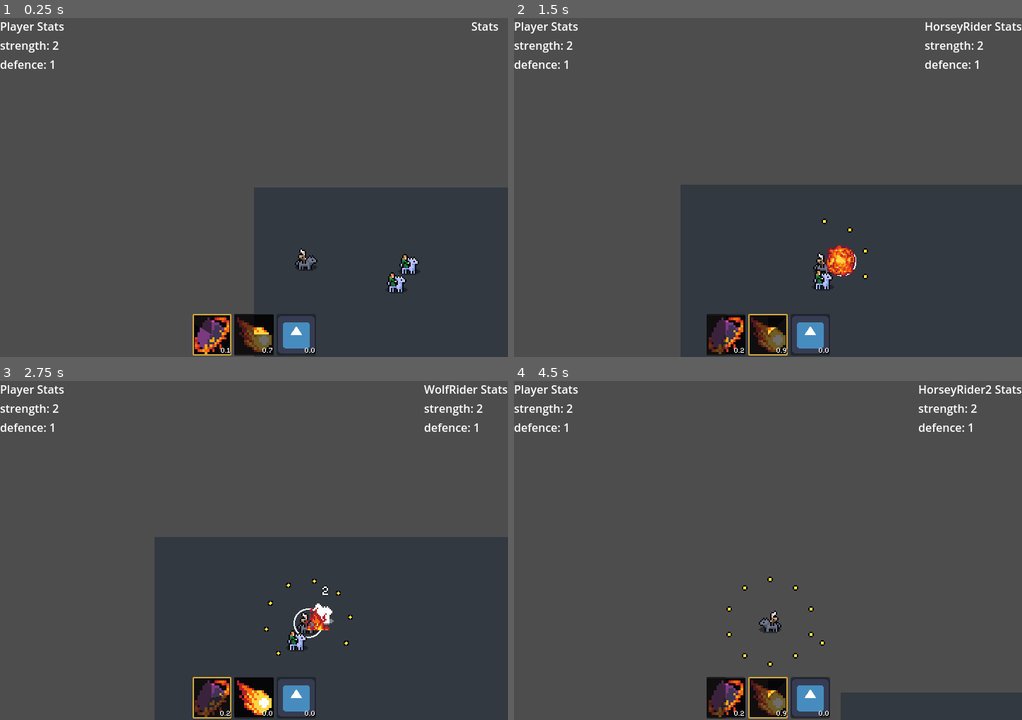
Above: before the commit, frames 1-4 (two rows, left to right).
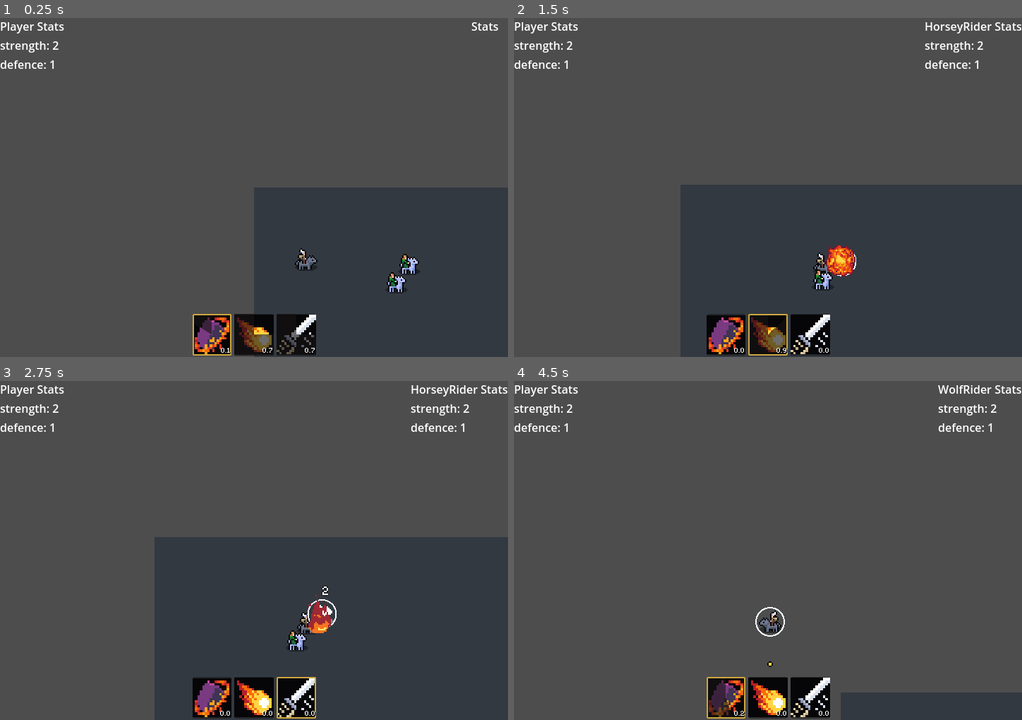
Above: after the commit, the same moments.

Repository: Snayff/not_quite_paradise4
Game: Godot game, scene res://world.tscn
Same seed, same stepped clock (60 frames per second), same inputs: the game is played once before the commit and once after it. The engine's default icon, where the game draws it, is replaced by a stand-in: a white triangle on a blue panel in a dark square.
Inputs:
- Up to frame 1 (0.25 s): no input
- Up to frame 2 (1.5 s): hold D (move_right) 0.53-1.28 s; tap Tab (next_active) at 0.6 s; hold S (move_down) from 1.28 s (still down); tap Space (use_active) at 1.35 s
- Up to frame 3 (2.75 s): release S (move_down) at 2.03 s; hold D (move_right) from 2.03 s (still down); tap Tab (next_active) at 2.1 s
- Up to frame 4 (4.5 s): release D (move_right) at 2.78 s; hold W (move_up) 2.78-3.53 s; tap Space (use_active) at 2.85, 4.35 s; hold A (move_left) from 3.53 s (still down); tap Tab (next_active) at 3.6 s

The runs differ from the first frame. In frame 1, 0.9% of the frame differs, in the area x 54-63%, y 87-100%; in frame 2, 1.2%; in frame 3, 2.3%; in frame 4, 2.4%, in the area x 37-100%, y 1-100%.
Error before the commit: Invalid call. Nonexistent function 'update_collisions' in base 'AnimatedSprite2D (VisualProjectile)'. (res://scenes/abcs/combat_active.gd:169)

Commit message:
added slash combat active

Diff:
--- a/scenes/abcs/area_of_effect.gd
+++ b/scenes/abcs/area_of_effect.gd
@@ -5,7 +5,7 @@
 
 
 #region SIGNALS
-signal hit_valid_targets(bodies: Array[PhysicsBody2D])
+signal hit_valid_targets(hurtboxes: Array[HurtboxComponent])
 #endregion
 
 
@@ -25,7 +25,7 @@
 
 
 #region VARS
-var _bodies_hit: Array[PhysicsBody2D] = []  ## everyone hit by this. used to prevent hitting same target twice
+var _hurtboxes_hit: Array[HurtboxComponent] = []  ## all the hurtboxes hit by this. used to prevent hitting same target twice
 var _valid_effect_option: Constants.TARGET_OPTION  ## who the effect chain can apply to. expected to be set by the combat active
 var _team: Constants.TEAM  ## the team that caused this aoe to be created. expected to be set by the combat active
 var _has_run_ready: bool = false  ## has completed _ready()
@@ -36,17 +36,23 @@
 
 #region FUNCS
 func _ready() -> void:
+	assert(_application_frame <= sprite_frames.get_frame_count("default"), "AreaOfEffect: `_application_frame` is higher than the total number of frames.")
+	if sprite_frames.get_animation_speed("default") > 40:
+		push_warning("AreaOfEffect: animation is fast enough that we might be too fast to register the hits.")
+
 	frame_changed.connect(_check_frame_and_conditionally_enable)
 
 	animation_looped.connect(_cleanup)
 	animation_finished.connect(_cleanup)
 
-	_hitbox.set_disabled_status(true)
+	_hitbox.set_disabled_status(true)  # dont enable until correct frame of animation
 	_hitbox.hit_hurtbox.connect(_on_hit)
+
+	stop()
 
 	_has_run_ready = true
 
-## run setup process
+## run setup process and trigger animation to start
 func setup(new_position: Vector2, team: Constants.TEAM, valid_effect_option: Constants.TARGET_OPTION, radius: float = -1) -> void:
 	if not _has_run_ready:
 		push_error("AreaOfEffect: setup() called before _ready. ")
@@ -62,14 +68,23 @@
 	Utility.update_hitbox_hurtbox_collision(_hitbox, _team, _valid_effect_option)
 
 	if radius != -1:
-		# get current shape radius
-		var shape_radius: float = _hitbox.get_node("CollisionShape2D").shape.radius
+		var shape: Shape2D = _hitbox.get_node("CollisionShape2D").shape
+		var ratio: float = 1
+		if shape is CircleShape2D:
+			ratio = shape.radius / radius
 
-		# compare to desired radius
-		var ratio: float = shape_radius / radius
+		elif shape is SegmentShape2D:
+			var size: float = shape.a.distance_to(shape.b)
+			ratio = size / radius
+
+		elif shape is CapsuleShape2D:
+			ratio = shape.height / radius
 
 		# scale the aoe scene, which will then affect all children, inc. the collision shape
 		scale = Vector2(ratio, ratio)
+
+	play("default")
+	_check_frame_and_conditionally_enable()  # call now to account for application frame being 0
 
 ## enable hitbox if current frame is the application frame, otherwise disable. When disabling we signal out hit_valid_targets to inform of hit targets
 func _check_frame_and_conditionally_enable() -> void:
@@ -77,13 +92,15 @@
 		_set_hitbox_disabled_status(false)
 		_has_been_enabled = true
 
+	# FIXME: if an animation is too fast then we disable before we've had chance to register
+	#	this is exacerbated due to the disabled status being a deferred call
 	elif _has_been_enabled and not _has_signalled_out_hit_valid_targets:
-		hit_valid_targets.emit(_bodies_hit)
+		hit_valid_targets.emit(_hurtboxes_hit)
 		_set_hitbox_disabled_status(true)
 		_has_signalled_out_hit_valid_targets = true
 
 
-## enable or diasble the hitbox.
+## enable or diasble the hitbox. Deferred call.
 ##
 ## true disables the hitbox.
 func _set_hitbox_disabled_status(is_disabled: bool) -> void:
@@ -93,9 +110,9 @@
 ## if target is valid and not already hit, log the target for later signaling (when animation ends)
 func _on_hit(hurtbox: HurtboxComponent) -> void:
 	if Utility.target_is_valid(_valid_effect_option, _hitbox.originator, hurtbox.root):
-		if hurtbox.root in _bodies_hit:
+		if hurtbox in _hurtboxes_hit:
 			return
-		_bodies_hit.append(hurtbox.root)
+		_hurtboxes_hit.append(hurtbox)
 
 ## queue_free
 func _cleanup() -> void:
--- a/scenes/abcs/combat_active.gd
+++ b/scenes/abcs/combat_active.gd
@@ -32,6 +32,7 @@
 @export_group("Travel")
 @export var _delivery_method: Constants.EFFECT_DELIVERY_METHOD  ## how the active's effects are delivered
 #FIXME: this isnt helpful for designing orbitals, e.g. how many rotations is it?! also no good for range finding
+# TODO: rename to range. hide if delivery_method is melee and set to 15.
 @export var _travel_range: int:  ## how far the projectile can travel. when set, updates target finder.
 	set(value):
 		_travel_range = value
@@ -162,11 +163,11 @@
 	else:
 		push_error("CombatActive: `_delivery_method` (", _delivery_method, ") not defined.")
 
+## create a projectile at the _cast_position
 func _create_projectile() -> VisualProjectile:
 	var projectile: VisualProjectile = _scene_spawner.spawn_scene(_cast_position.global_position)
 	projectile.setup(_travel_range, _allegiance.team, _valid_effect_option, target_actor, target_position)
 	projectile.hit_valid_target.connect(_effect_chain.on_hit)
-	projectile.update_collisions()
 
 	return projectile
 
@@ -178,15 +179,21 @@
 		var projectile: VisualProjectile = _scene_spawner.spawn_scene(_caster.global_position, _orbiter)
 		projectile.setup(_travel_range, _allegiance.team, _valid_effect_option)
 		projectile.hit_valid_target.connect(_effect_chain.on_hit)
+
 		return projectile
 
 	else:
 		return null
 
+## create an [AreaOfEffect] at the _target_position
 func _create_melee() -> AreaOfEffect:
 	var aoe: AreaOfEffect = _scene_spawner.spawn_scene(_cast_position.global_position)
 	aoe.setup(aoe.global_position, _allegiance.team, _valid_effect_option)
-	aoe.hit_valid_targets.connect(_effect_chain.on_hit)  # TODO:this isnt going to work as it will send an array of bodies, not a singler hurtbox
+	aoe.hit_valid_targets.connect(_effect_chain.on_hit_multiple)
+	var angle = _caster.get_angle_to(target_actor.global_position)
+	aoe.rotation = angle
+
+
 	return aoe
 
 ## set the target actor. can accept null.
--- a/scenes/combat_actives/circling_stars.tscn
+++ b/scenes/combat_actives/circling_stars.tscn
@@ -6,13 +6,13 @@
 [ext_resource type="Script" path="res://scenes/combat_actives/circling_stars_effect_chain.gd" id="4_nd7yx"]
 [ext_resource type="Script" path="res://scripts/dataclasses/effect_stat_scaler.gd" id="5_33pwh"]
 
+[sub_resource type="CircleShape2D" id="CircleShape2D_gns30"]
+resource_local_to_scene = true
+
 [sub_resource type="Resource" id="Resource_qxiwj"]
 script = ExtResource("5_33pwh")
 stat = 0
 scale_value = 1.0
-
-[sub_resource type="CircleShape2D" id="CircleShape2D_gns30"]
-resource_local_to_scene = true
 
 [node name="CirclingStars" instance=ExtResource("1_bejtl")]
 icon = ExtResource("2_e43xh")
@@ -27,9 +27,9 @@
 [node name="SceneSpawner" parent="." index="1"]
 scene = ExtResource("2_n4c11")
 
-[node name="EffectChain" type="Node" parent="." index="2"]
+[node name="CollisionShape2D" parent="TargetFinder" index="0"]
+shape = SubResource("CircleShape2D_gns30")
+
+[node name="EffectChain" type="Node" parent="." index="4"]
 script = ExtResource("4_nd7yx")
 _damage_scalers = Array[ExtResource("5_33pwh")]([SubResource("Resource_qxiwj")])
-
-[node name="CollisionShape2D" parent="TargetFinder" index="0"]
-shape = SubResource("CircleShape2D_gns30")
--- a/scenes/combat_actives/fireblast.tscn
+++ b/scenes/combat_actives/fireblast.tscn
@@ -18,8 +18,8 @@
 [node name="SceneSpawner" parent="." index="1"]
 scene = ExtResource("2_wxakp")
 
-[node name="EffectChain" type="Node" parent="." index="2"]
-script = ExtResource("3_2b3ux")
-
 [node name="CollisionShape2D" parent="TargetFinder" index="0"]
 shape = SubResource("CircleShape2D_blex3")
+
+[node name="EffectChain" type="Node" parent="." index="4"]
+script = ExtResource("3_2b3ux")
--- a/scenes/combat_actives/fireblast_effect_chain.gd
+++ b/scenes/combat_actives/fireblast_effect_chain.gd
@@ -17,8 +17,9 @@
 # @export_group("Component Links")
 # @export var
 #
-@export_group("AoE")
+@export_group("Details")
 @export var _aoe_damage: int = 1
+@export var _damage_scalers: Array[EffectStatScalerData] = []
 
 #endregion
 
@@ -31,7 +32,6 @@
 #region FUNCS
 func on_hit(hurtbox: HurtboxComponent) -> void:
 	# aoe
-	# FIXME: this is a horrible interface/way of creating an AOE. can we do better?
 	var _aoe: AreaOfEffect = _aoe_scene.instantiate()
 	# need to defer adding the _aoe as a child
 	# as cannot add new Area2Ds to a scene during a call of another Area2D's on_area_entered()
@@ -40,24 +40,25 @@
 	_aoe.setup(hurtbox.global_position, _allegiance.team, _valid_effect_option)
 	_aoe.hit_valid_targets.connect(_aoe_hit)
 
-func _aoe_hit(bodies: Array[PhysicsBody2D]) -> void:
+func _aoe_hit(hurtboxes: Array[HurtboxComponent]) -> void:
 	# create damage effect
 	var effect = DealDamageEffect.new(self, _caster)
 	_register_effect(effect)
 	effect.base_damage = _aoe_damage
+	effect.scalers = _damage_scalers
 	effect.is_one_shot = false
 
-	for body in bodies:
+	for hurtbox in hurtboxes:
 
 		# apply damage
-		effect.apply(body)
+		effect.apply(hurtbox.root)
 
 		# apply boon_bane
-		if not body.boons_banes is BoonsBanesContainerComponent:
+		if not hurtbox.root.boons_banes is BoonsBanesContainerComponent:
 			# no boon bane container to apply a boon bane to
 			continue
 		var burn = Burn.new(_caster)
-		body.boons_banes.add_boon_bane(burn)
+		hurtbox.root.boons_banes.add_boon_bane(burn)
 
 	# clean down damage effect
 	effect.terminate()
--- /dev/null
+++ b/scenes/combat_actives/slash.tscn
@@ -0,0 +1,26 @@
+[gd_scene load_steps=6 format=3 uid="uid://dskbsash4djh5"]
+
+[ext_resource type="PackedScene" uid="uid://cn8jpy03lpd4m" path="res://scenes/abcs/combat_active.tscn" id="1_0gqxy"]
+[ext_resource type="Texture2D" uid="uid://bvmjwcj0tl7s5" path="res://assets/active_icons/slash.png" id="2_22yta"]
+[ext_resource type="PackedScene" uid="uid://disco8saawu23" path="res://scenes/effect_delivery/slash.tscn" id="3_h7fa5"]
+[ext_resource type="Script" path="res://scenes/combat_actives/slash_effect_chain.gd" id="4_68h65"]
+
+[sub_resource type="CircleShape2D" id="CircleShape2D_uingu"]
+resource_local_to_scene = true
+
+[node name="Slash" instance=ExtResource("1_0gqxy")]
+icon = ExtResource("2_22yta")
+_valid_target_option = 2
+_valid_effect_option = 2
+_delivery_method = 3
+_travel_range = 15
+
+[node name="SceneSpawner" parent="." index="1"]
+scene = ExtResource("3_h7fa5")
+
+[node name="CollisionShape2D" parent="TargetFinder" index="0"]
+shape = SubResource("CircleShape2D_uingu")
+
+[node name="EffectChain" type="Node" parent="." index="4"]
+script = ExtResource("4_68h65")
+_damage = 3
--- /dev/null
+++ b/scenes/combat_actives/slash_effect_chain.gd
@@ -0,0 +1,47 @@
+## the series of effects for the Slash skill
+#@icon("")
+class_name SlashEffectChain
+extends EffectChain
+
+
+#region SIGNALS
+
+#endregion
+
+
+#region ON READY (for direct children only)
+
+#endregion
+
+
+#region EXPORTS
+# @export_group("Component Links")
+# @export var
+@export_group("Details")
+@export var _damage: int = 0
+@export var _damage_scalers: Array[EffectStatScalerData] = []
+#endregion
+
+
+#region VARS
+
+#endregion
+
+
+#region FUNCS
+func on_hit(hurtbox: HurtboxComponent) -> void:
+	var actor_hit: CombatActor = hurtbox.root
+
+	var effect = DealDamageEffect.new(self, _caster)
+	_register_effect(effect)
+	effect.base_damage = _damage
+	effect.scalers = _damage_scalers
+	effect.apply(actor_hit)
+
+
+
+
+
+
+
+#endregion
--- a/scenes/combat_actors/wolf_rider.tscn
+++ b/scenes/combat_actors/wolf_rider.tscn
@@ -9,6 +9,7 @@
 [ext_resource type="PackedScene" uid="uid://lbhta0mrhs1b" path="res://scenes/combat_actives/circling_stars.tscn" id="7_47lvt"]
 [ext_resource type="Script" path="res://scripts/dataclasses/stat.gd" id="9_nf076"]
 [ext_resource type="Script" path="res://scripts/components/functionals/supply.gd" id="9_r5a4j"]
+[ext_resource type="PackedScene" uid="uid://dskbsash4djh5" path="res://scenes/combat_actives/slash.tscn" id="10_qtelr"]
 
 [sub_resource type="CircleShape2D" id="CircleShape2D_nvgpk"]
 radius = 6.0
@@ -90,5 +91,8 @@
 _editor_supplies = Array[ExtResource("9_r5a4j")]([SubResource("Resource_235dy")])
 
 [node name="CirclingStars" parent="CombatActiveContainer" index="0" instance=ExtResource("7_47lvt")]
+_cast_type = 0
 
 [node name="Fireblast" parent="CombatActiveContainer" index="1" instance=ExtResource("6_jm2bo")]
+
+[node name="Slash" parent="CombatActiveContainer" index="2" instance=ExtResource("10_qtelr")]
--- /dev/null
+++ b/scenes/effect_delivery/slash.tscn
@@ -0,0 +1,40 @@
+[gd_scene load_steps=7 format=3 uid="uid://disco8saawu23"]
+
+[ext_resource type="PackedScene" uid="uid://dew2aq5sbi56y" path="res://scenes/abcs/area_of_effect.tscn" id="1_doj1b"]
+[ext_resource type="Texture2D" uid="uid://b24h6lwcnupeo" path="res://assets/effects/slash/slash_right_facing.png" id="2_s1e47"]
+
+[sub_resource type="AtlasTexture" id="AtlasTexture_7367l"]
+atlas = ExtResource("2_s1e47")
+region = Rect2(0, 0, 24, 24)
+
+[sub_resource type="AtlasTexture" id="AtlasTexture_jbnf2"]
+atlas = ExtResource("2_s1e47")
+region = Rect2(72, 0, 24, 24)
+
+[sub_resource type="SpriteFrames" id="SpriteFrames_iw1sb"]
+resource_local_to_scene = true
+animations = [{
+"frames": [{
+"duration": 1.0,
+"texture": SubResource("AtlasTexture_7367l")
+}, {
+"duration": 1.0,
+"texture": SubResource("AtlasTexture_jbnf2")
+}],
+"loop": true,
+"name": &"default",
+"speed": 12.0
+}]
+
+[sub_resource type="CapsuleShape2D" id="CapsuleShape2D_7plxt"]
+radius = 3.99724
+height = 20.0
+
+[node name="Slash" instance=ExtResource("1_doj1b")]
+sprite_frames = SubResource("SpriteFrames_iw1sb")
+autoplay = "default"
+frame_progress = 0.499091
+
+[node name="CollisionShape2D" parent="HitboxComponent" index="0"]
+position = Vector2(3, 0)
+shape = SubResource("CapsuleShape2D_7plxt")
--- a/scenes/ui/stat_panel.gd
+++ b/scenes/ui/stat_panel.gd
@@ -42,6 +42,9 @@
 	_labels.append(label)
 
 func _update_labels(actor: CombatActor) -> void:
+	if actor is not CombatActor:
+		return
+
 	if actor.stats_container is not StatsContainerComponent:
 		return
 
--- a/scenes/visual_effects/fire.tscn
+++ b/scenes/visual_effects/fire.tscn
@@ -1,21 +1,84 @@
-[gd_scene load_steps=5 format=3 uid="uid://dy4cr4ku2spty"]
+[gd_scene load_steps=14 format=3 uid="uid://dy4cr4ku2spty"]
 
-[ext_resource type="Texture2D" uid="uid://b7cpj3x1030t2" path="res://assets/effects/fire/FireWall(Frame1).png" id="1_xfg6t"]
-[ext_resource type="Texture2D" uid="uid://h3op5n404lfn" path="res://assets/effects/fire/FireWall(Frame2).png" id="2_rwjlr"]
+[ext_resource type="Texture2D" uid="uid://bou8bqlc751dy" path="res://assets/effects/fire/fire2.png" id="1_uhfc3"]
 [ext_resource type="Script" path="res://scripts/components/visuals/oneshot_animation.gd" id="3_iqnmy"]
+
+[sub_resource type="AtlasTexture" id="AtlasTexture_n6okb"]
+atlas = ExtResource("1_uhfc3")
+region = Rect2(0, 0, 32, 32)
+
+[sub_resource type="AtlasTexture" id="AtlasTexture_5wt5f"]
+atlas = ExtResource("1_uhfc3")
+region = Rect2(32, 0, 32, 32)
+
+[sub_resource type="AtlasTexture" id="AtlasTexture_gj641"]
+atlas = ExtResource("1_uhfc3")
+region = Rect2(64, 0, 32, 32)
+
+[sub_resource type="AtlasTexture" id="AtlasTexture_5ya1x"]
+atlas = ExtResource("1_uhfc3")
+region = Rect2(96, 0, 32, 32)
+
+[sub_resource type="AtlasTexture" id="AtlasTexture_wuj10"]
+atlas = ExtResource("1_uhfc3")
+region = Rect2(128, 0, 32, 32)
+
+[sub_resource type="AtlasTexture" id="AtlasTexture_y2vki"]
+atlas = ExtResource("1_uhfc3")
+region = Rect2(160, 0, 32, 32)
+
+[sub_resource type="AtlasTexture" id="AtlasTexture_b4m1n"]
+atlas = ExtResource("1_uhfc3")
+region = Rect2(192, 0, 32, 32)
+
+[sub_resource type="AtlasTexture" id="AtlasTexture_22ke5"]
+atlas = ExtResource("1_uhfc3")
+region = Rect2(224, 0, 32, 32)
+
+[sub_resource type="AtlasTexture" id="AtlasTexture_sumw5"]
+atlas = ExtResource("1_uhfc3")
+region = Rect2(256, 0, 32, 32)
+
+[sub_resource type="AtlasTexture" id="AtlasTexture_jakng"]
+atlas = ExtResource("1_uhfc3")
+region = Rect2(288, 0, 32, 32)
 
 [sub_resource type="SpriteFrames" id="SpriteFrames_e2yp8"]
 animations = [{
 "frames": [{
 "duration": 1.0,
-"texture": ExtResource("1_xfg6t")
+"texture": SubResource("AtlasTexture_n6okb")
 }, {
 "duration": 1.0,
-"texture": ExtResource("2_rwjlr")
+"texture": SubResource("AtlasTexture_5wt5f")
+}, {
+"duration": 1.0,
+"texture": SubResource("AtlasTexture_gj641")
+}, {
+"duration": 1.0,
+"texture": SubResource("AtlasTexture_5ya1x")
+}, {
+"duration": 1.0,
+"texture": SubResource("AtlasTexture_wuj10")
+}, {
+"duration": 1.0,
+"texture": SubResource("AtlasTexture_y2vki")
+}, {
+"duration": 1.0,
+"texture": SubResource("AtlasTexture_b4m1n")
+}, {
+"duration": 1.0,
+"texture": SubResource("AtlasTexture_22ke5")
+}, {
+"duration": 1.0,
+"texture": SubResource("AtlasTexture_sumw5")
+}, {
+"duration": 1.0,
+"texture": SubResource("AtlasTexture_jakng")
 }],
-"loop": true,
+"loop": false,
 "name": &"default",
-"speed": 5.0
+"speed": 15.0
 }]
 
 [node name="Fire" type="AnimatedSprite2D"]
--- a/scripts/abcs/effect_chain.gd
+++ b/scripts/abcs/effect_chain.gd
@@ -72,8 +72,16 @@
 func on_activate() -> void:
 	pass
 
+## @virtual. process effects triggered by on_hit.
 func on_hit(hurtbox: HurtboxComponent) -> void:
 	pass
+
+## acts as a wrapper for processing multiple `on_hit` calls at once.
+##
+## often used with [AreaOfEffect].
+func on_hit_multiple(hurtboxes: Array[HurtboxComponent]) -> void:
+	for hurtbox in hurtboxes:
+		on_hit(hurtbox)
 
 ## register an effect with the internals, for automated cleanup
 func _register_effect(effect: Effect) -> void:
Binary file added: assets/active_icons/slash.png
Not shown, changed: assets/active_icons/slash.png.import
Renamed: assets/actors/license.txt -> assets/effects/death/license.txt
Not shown, added: assets/effects/explosion/license.txt
Binary file removed: assets/effects/fire/FireWall(Frame1).png
Binary file removed: assets/effects/fire/FireWall(Frame2).png
Binary file added: assets/effects/fire/fire2.png
Not shown, added: assets/effects/fire/fire2.png.import
Not shown, added: assets/effects/fire/license.txt
Not shown, added: assets/effects/slash/license.txt
Binary file added: assets/effects/slash/slash.png
Not shown, added: assets/effects/slash/slash.png.import
(and 3 more such lines)
